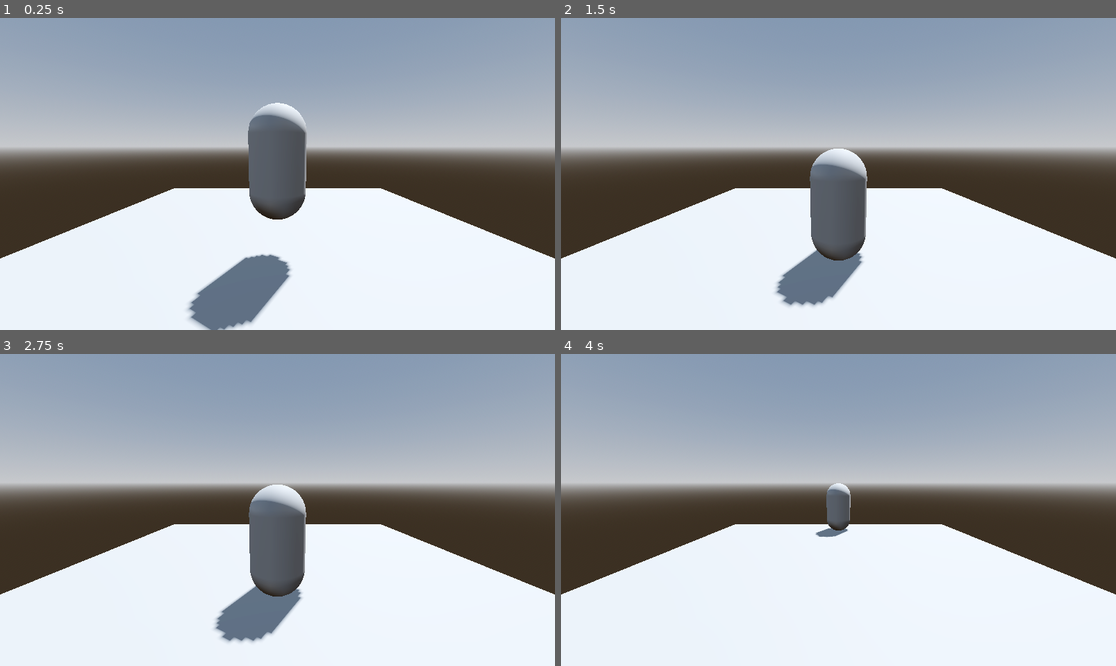
Above: before the commit, frames 1-4 (two rows, left to right).
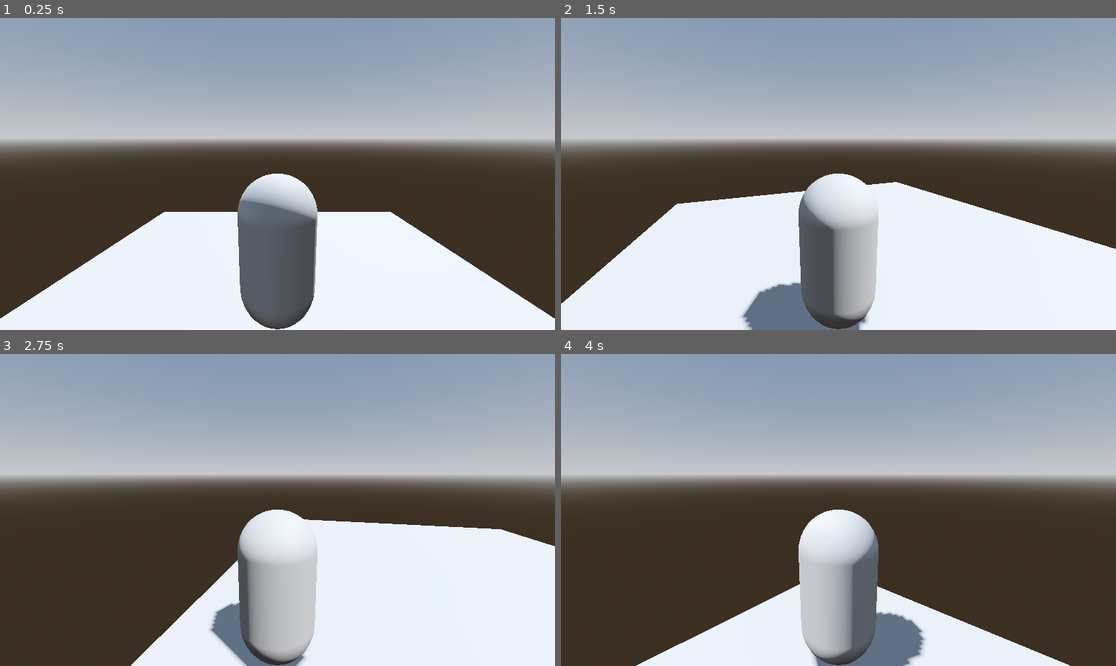
Above: after the commit, the same moments.

Repository: nordic96/unknown
Game: Godot game, scene res://level.tscn
The game is run twice, just before and just after one commit, with the same random seed, the same clock (stepped at 60 frames per second) and the same inputs.
Inputs (mouse positions are in pixels of both pictures, inside the frame that each line leads up to):
- Up to frame 1 (0.25 s): no input
- Up to frame 2 (1.5 s): move the mouse to (960, 158) at 0.52 s; hold D (move_right, bound only after the commit) 0.53-1.28 s; move the mouse to (727, 189) at 1.27 s; hold S (move_back, bound only after the commit) from 1.28 s (still down)
- Up to frame 3 (2.75 s): move the mouse to (333, 441) at 2.02 s; release S (move_back, bound only after the commit) at 2.03 s; hold D (move_right, bound only after the commit) from 2.03 s (still down)
- Up to frame 4 (4 s): move the mouse to (810, 572) at 2.77 s; release D (move_right, bound only after the commit) at 2.78 s; hold Up (ui_up) 2.78-3.53 s; move the mouse to (1005, 556) at 3.52 s; hold A (move_left, bound only after the commit) from 3.53 s (still down)

The runs differ from the first frame. In frame 1, 25% of the frame differs, in the area x 0-100%, y 27-100%; in frame 2, 16%; in frame 3, 29%; in frame 4, 37%, in the area x 0-100%, y 38-100%.

Commit message:
added pivot camera nodes for test player rigidbody

Diff:
--- a/Player.gd
+++ b/Player.gd
@@ -1,13 +1,27 @@
 extends RigidBody3D
 
+var mouse_sensitivity := 0.001
+var twist_input := 0.0
+var pitch_input := 0.0
 
 # Called when the node enters the scene tree for the first time.
 func _ready():
-	pass # Replace with function body.
-
+	Input.set_mouse_mode(Input.MOUSE_MODE_CAPTURED)
 
 # Called every frame. 'delta' is the elapsed time since the previous frame.
 func _process(delta):
-	# 1.0 if arrow up is pressed
-	var input = Input.get_action_strength("ui_up");
-	apply_central_force(input * Vector3.FORWARD * 1200.0 * delta);
+	var input := Vector3.ZERO
+	input.x = Input.get_axis('move_left', 'move_right')
+	input.z = Input.get_axis('move_forward', 'move_back')
+
+	apply_central_force(input * 1200.0 * delta)
+	if Input.is_action_just_pressed("ui_cancel"):
+		Input.set_mouse_mode(Input.MOUSE_MODE_VISIBLE)
+
+	$TwistPivot.rotate_y(twist_input)
+
+
+func _unhandled_input(event):
+	if event is InputEventMouseMotion and Input.get_mouse_mode() == Input.MOUSE_MODE_CAPTURED:
+		twist_input = - event.relative.x * mouse_sensitivity
+		pitch_input = - event.relative.y * mouse_sensitivity
--- a/level.tscn
+++ b/level.tscn
@@ -30,9 +30,6 @@
 transform = Transform3D(-0.866023, -0.433016, 0.250001, 0, 0.499998, 0.866027, -0.500003, 0.749999, -0.43301, 0, 0, 0)
 shadow_enabled = true
 
-[node name="Camera3D" type="Camera3D" parent="."]
-transform = Transform3D(1, 0, 0, 0, 0.991018, 0.133727, 0, -0.133727, 0.991018, 2.08165e-12, 2, 4.634)
-
 [node name="MeshInstance3D" type="MeshInstance3D" parent="."]
 mesh = SubResource("PlaneMesh_s4ltc")
 
@@ -43,3 +40,4 @@
 
 [node name="Player" parent="." instance=ExtResource("1_oy6pl")]
 transform = Transform3D(1, 0, 0, 0, 1, 0, 0, 0, 1, 2.08165e-12, 2, 1.08261)
+top_level = true
--- a/player.tscn
+++ b/player.tscn
@@ -9,6 +9,7 @@
 
 [node name="Player" type="RigidBody3D"]
 lock_rotation = true
+linear_damp = 3.0
 script = ExtResource("1_5ort8")
 
 [node name="MeshInstance3D" type="MeshInstance3D" parent="."]
@@ -16,3 +17,12 @@
 
 [node name="CollisionShape3D" type="CollisionShape3D" parent="."]
 shape = SubResource("ConvexPolygonShape3D_secpp")
+
+[node name="TwistPivot" type="Node3D" parent="."]
+transform = Transform3D(1, 0, 0, 0, 1, 0, 0, 0, 1, 2.08165e-12, 1, 2.08165e-12)
+
+[node name="PitchPivot" type="Node3D" parent="TwistPivot"]
+transform = Transform3D(1, -4.09353e-16, 3.43488e-16, 3.43488e-16, 0.984808, 0.173648, -4.09353e-16, -0.173648, 0.984808, 0, 0, 0)
+
+[node name="Camera3D" type="Camera3D" parent="TwistPivot/PitchPivot"]
+transform = Transform3D(1, -3.48787e-16, 3.48787e-16, 3.48787e-16, 1, -3.48787e-16, -3.48787e-16, 3.48787e-16, 1, 2.08165e-12, 2.08165e-12, 2.5)
--- a/project.godot
+++ b/project.godot
@@ -14,3 +14,26 @@
 run/main_scene="res://level.tscn"
 config/features=PackedStringArray("4.2", "Forward Plus")
 config/icon="res://icon.svg"
+
+[input]
+
+move_forward={
+"deadzone": 0.5,
+"events": [Object(InputEventKey,"resource_local_to_scene":false,"resource_name":"","device":0,"window_id":0,"alt_pressed":false,"shift_pressed":false,"ctrl_pressed":false,"meta_pressed":false,"pressed":false,"keycode":0,"physical_keycode":87,"key_label":0,"unicode":0,"echo":false,"script":null)
+]
+}
+move_left={
+"deadzone": 0.5,
+"events": [Object(InputEventKey,"resource_local_to_scene":false,"resource_name":"","device":0,"window_id":0,"alt_pressed":false,"shift_pressed":false,"ctrl_pressed":false,"meta_pressed":false,"pressed":false,"keycode":0,"physical_keycode":65,"key_label":0,"unicode":0,"echo":false,"script":null)
+]
+}
+move_right={
+"deadzone": 0.5,
+"events": [Object(InputEventKey,"resource_local_to_scene":false,"resource_name":"","device":-1,"window_id":0,"alt_pressed":false,"shift_pressed":false,"ctrl_pressed":false,"meta_pressed":false,"pressed":false,"keycode":0,"physical_keycode":68,"key_label":0,"unicode":100,"echo":false,"script":null)
+]
+}
+move_back={
+"deadzone": 0.5,
+"events": [Object(InputEventKey,"resource_local_to_scene":false,"resource_name":"","device":-1,"window_id":0,"alt_pressed":false,"shift_pressed":false,"ctrl_pressed":false,"meta_pressed":false,"pressed":false,"keycode":0,"physical_keycode":83,"key_label":0,"unicode":115,"echo":false,"script":null)
+]
+}
